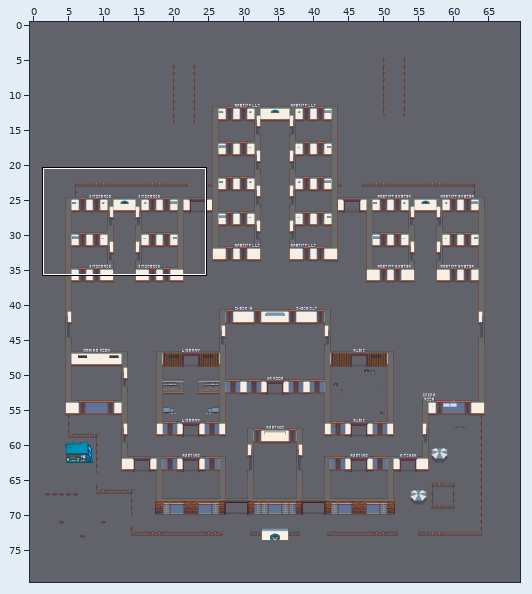
Level history. Tiled map (JSON): main-office.tmj. The first picture is a wide view before the edit; the outline marks the close-up.
Close-up. Before:
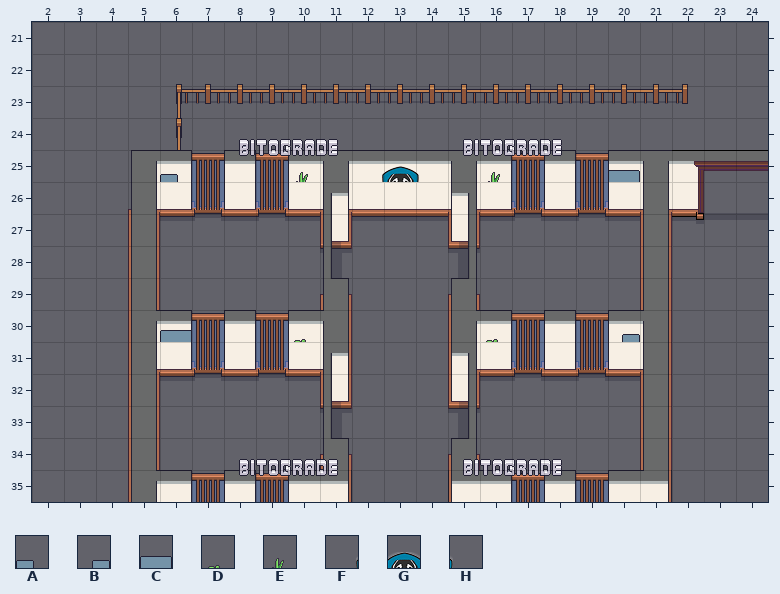
Cells are 32x32 px. Shown: x 2..24, y 21..35. The commit also changed other parts of the map, which this record leaves out. Not drawn, because the pictures are missing: unchanged layers "above/fg-furniture2", "above/fg-tree1", "above/fg-tree2", "collisions", "floor/carpet", "floor/floor0", "floor/floor1", "floor/floor2", "floor/grass", "furniture/furniture1", "furniture/furniture2", "furniture/furniture3", "furniture/furniture4", "furniture/tree1", "furniture/tree2".
Key: from "WJ_Decor": A 253, B 253 flipped left-right, C 254, D 738, E 739, F 806, G 807, H 808.
_ is an empty cell.
Layers that did not change in this view are not listed.
Layer "above/fg-furniture1" before, first column x 2:
21 _______________________
22 _______________________
23 _______________________
24 _______________________
25 ____A___E_FGH_E___C____
26 _______________________
27 _______________________
28 _______________________
29 _______________________
30 ____C___D_____D___B____
31 _______________________
32 _______________________
33 _______________________
34 _______________________
35 _______________________
Once edited:
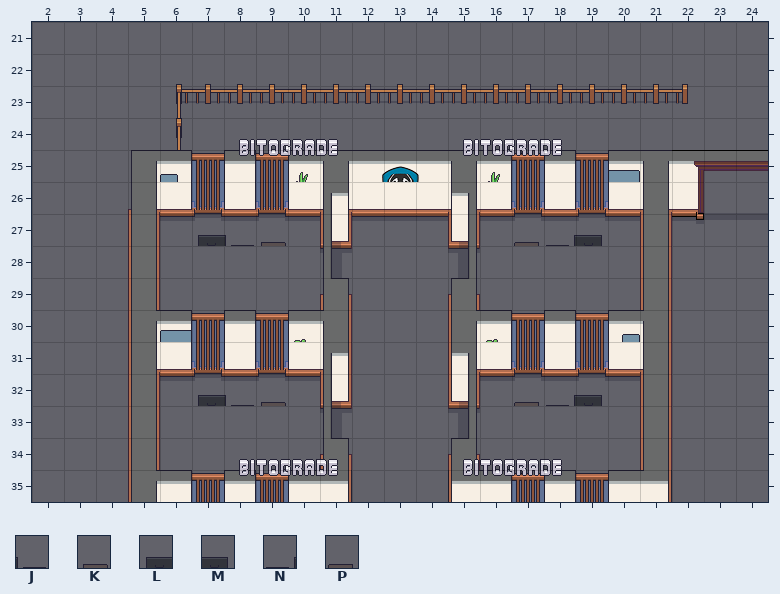
Further tiles: from "WJ_Decor": J 802, K 803, L 924, M 924 flipped left-right, N 925 flipped left-right, P 926 flipped left-right.
Changes in this commit:
Changed rows in their new state; . is an unchanged cell.
Layer "above/fg-furniture1":
first column x 7:
27 LJK.......PNM
first column x 7:
32 LJK.......PNM
Pixel boxes of the changes (left, top, right, bottom) in both close-ups:
added: (198, 235, 286, 246)
added: (514, 235, 602, 246)
added: (198, 395, 286, 406)
added: (514, 395, 602, 406)
